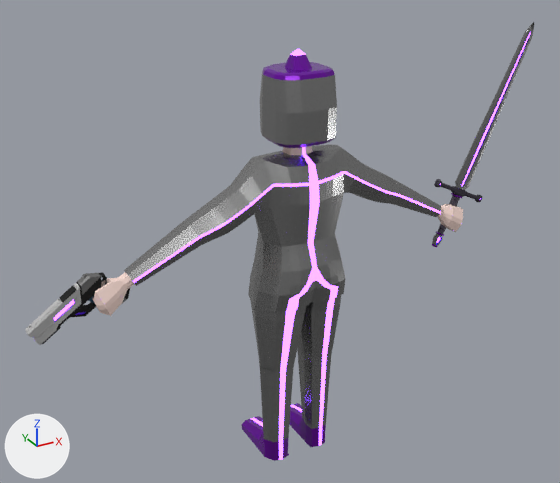
What one commit did to the FBX model Assets/Models/ModelsViljam/char.fbx.
The view is the same before and after, from a camera (50 mm lens) standing at (-1.42, -2.6, 2.24) and looking at (-0.02, -0.04, 0.96). Lighting does not change. The marker at lower left points along +X, +Y and +Z. Where no turn or scale is listed for an object, it has been applied to the vertices.

Names of what the first picture shows: 'Body', 'Gun', 'Sword'.
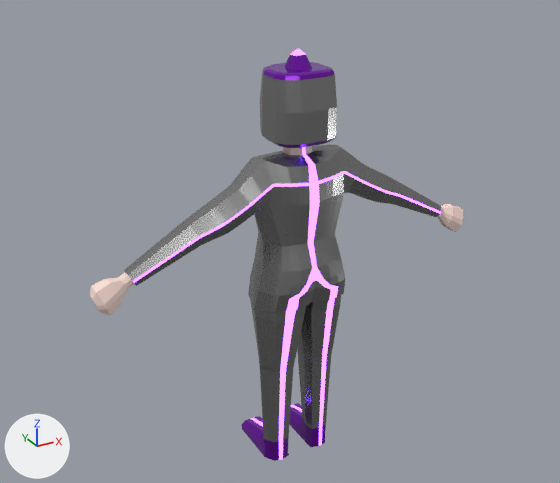
The newer file is also turned or shifted as a whole; pictures and numbers use the older file's frame.

Boxes (x1, y1, x2, y2) around the edits, measured in the pictures (560 x 483 px):
'Sword', deleted
    before: (432, 22, 534, 247)
    faces in mat_silver (grey #808080): (432, 22, 534, 246)
    faces in mat_handledark (dark grey #413c4a): (434, 179, 482, 230)
    faces in mat_purpleaccent (purple #8100ff): (437, 32, 531, 243)
    faces in mat_darkpurple (purple #5700e7): (437, 31, 531, 244)
'Gun', deleted
    before: (25, 273, 130, 345)
    faces in mat_light_gray (light grey #c5c5c5): (25, 283, 82, 345)
    faces in mat_black (black #282828): (42, 273, 130, 344)
    faces in mat_silver (grey #808080): (77, 273, 126, 303)

Edits to the bpy script that builds the scene:
```text
Remove ob_sword:
    ob_sword = bpy.data.objects.new('Sword', me_cube_003)
    ob_sword.location = (0.785, -0.139, 0.967)
Remove ob_gun:
    ob_gun = bpy.data.objects.new('Gun', me_cube_002)
    ob_gun.location = (-0.772, -0.152, 0.973)
```
